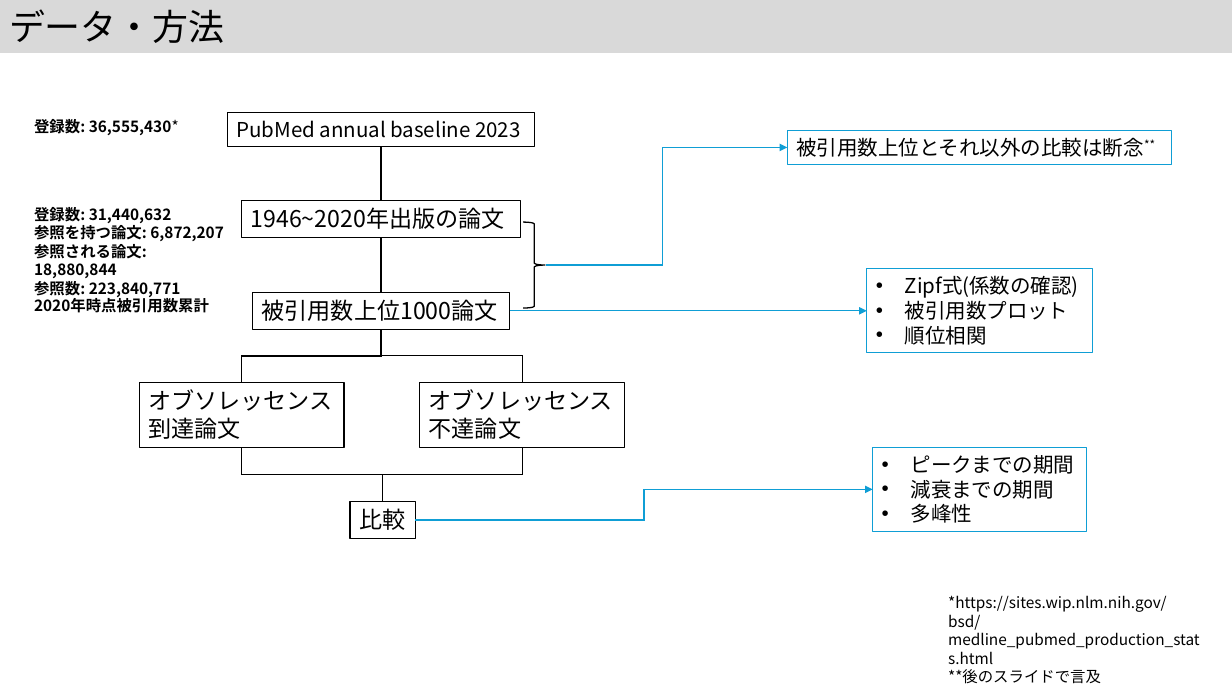
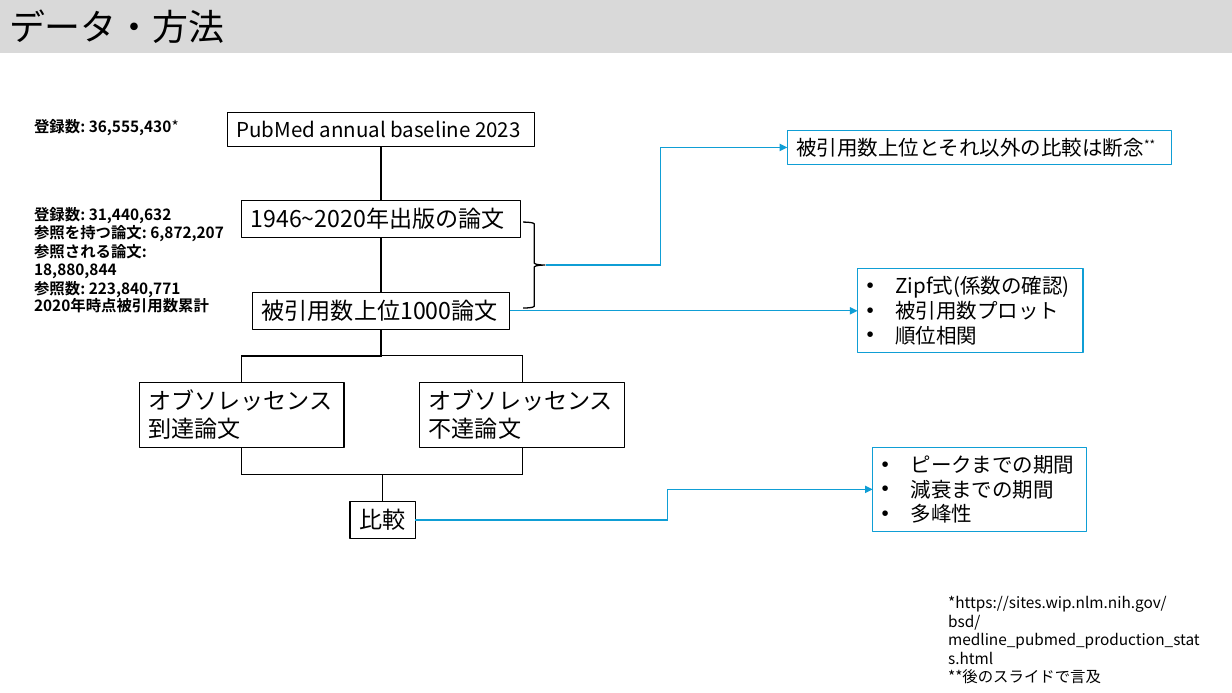
Before and after one commit to kouamano/pubmed-analysis, a slide deck: slide 4 of 202312/MIS41.pptx. Drawn at 1232x693 pixels with LibreOffice and Linux fonts; fonts in the diff are those of the drawing. Boxes give left, top, right and bottom in pixels: in the first picture for what was removed or moved away, otherwise in the second. Text is boxed around its words. In the diff, an @@ line names an element or a change of style, - is before the commit and + after.

```diff
--- a/202312/MIS41.pptx
+++ b/202312/MIS41.pptx
@@ elbow arrow (545, 265) - (787, 148): route changed @@
@@ rectangle "Zipf式(係数の確認)": place and size @@
-rectangle "Zipf式(係数の確認)" at bbox=[867, 269, 1092, 353]
+rectangle "Zipf式(係数の確認)" at bbox=[858, 269, 1083, 353]
@@ arrow moved from (510, 311) - (867, 311) to (510, 311) - (858, 311) @@
@@ elbow arrow (416, 520) - (872, 490): route changed @@
```
Also in this commit, not shown: 4 other slides changed.
